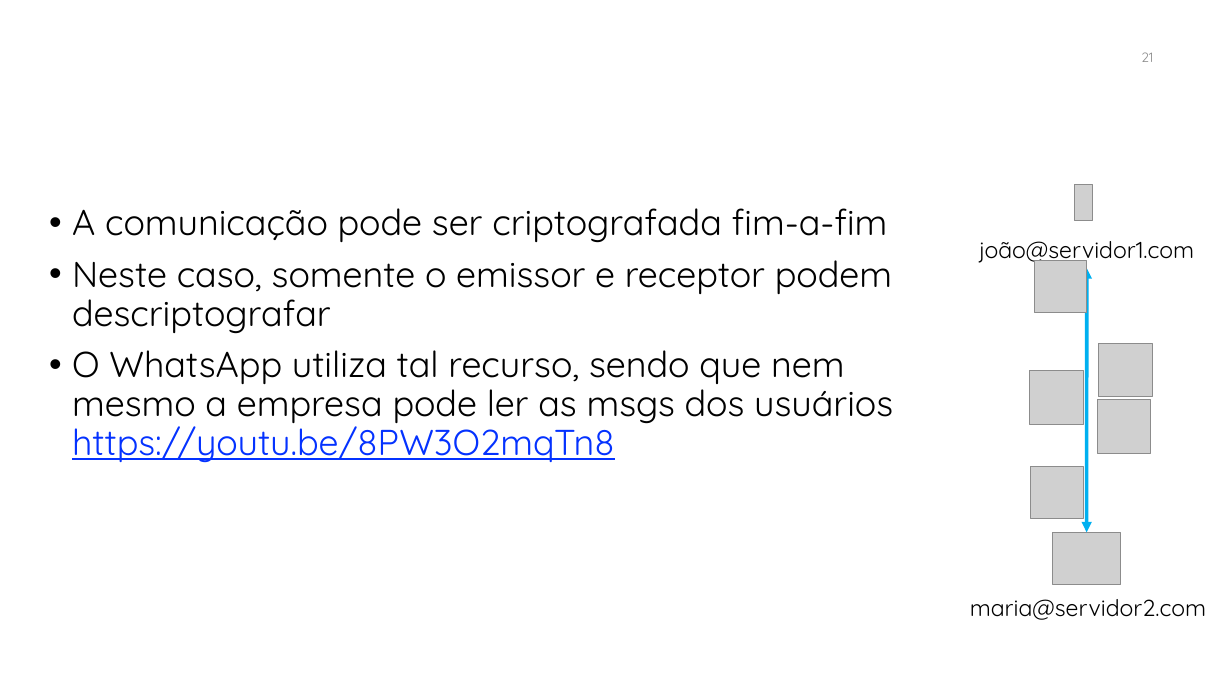
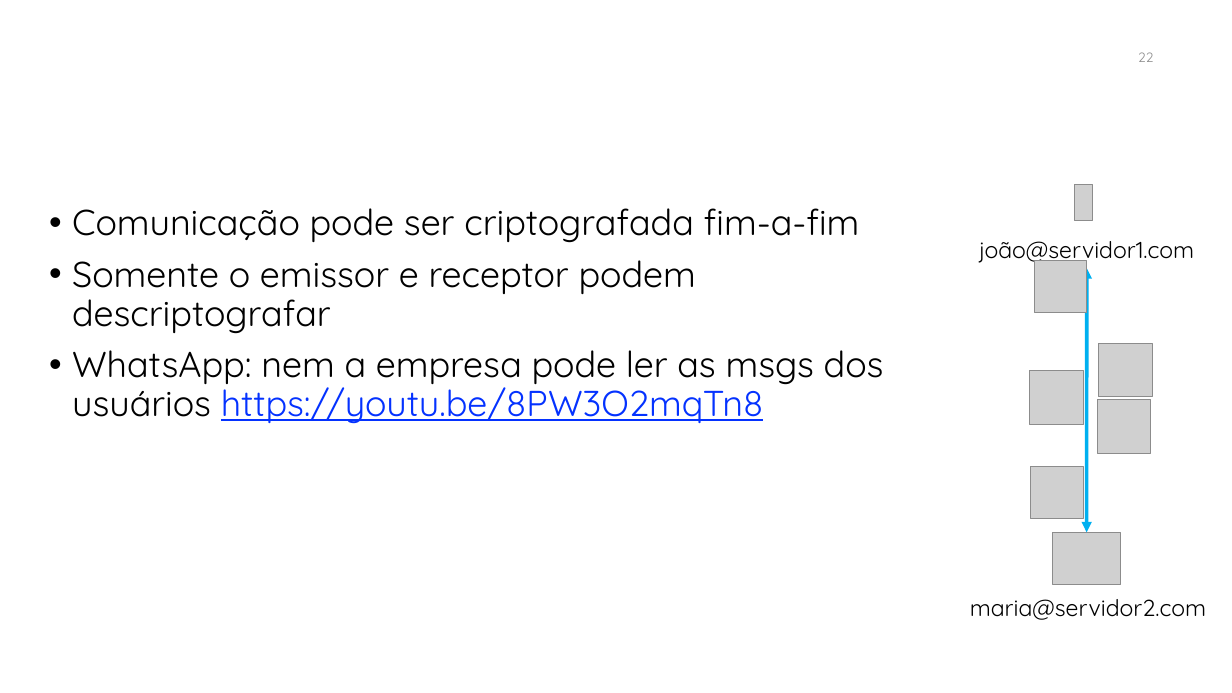
Before and after one commit to manoelcampos/sd-xmpp-chat-client, a slide deck: slide 22 of xmpp.pptx (slide 21 before the commit). Drawn at 1232x693 pixels with LibreOffice and Linux fonts; fonts in the diff are those of the drawing; grey boxes stand for pictures; background and template pictures are left out. Boxes give left, top, right and bottom in pixels: in the first picture for what was removed or moved away, otherwise in the second. Text is boxed around its words. In the diff, an @@ line names an element or a change of style, - is before the commit and + after.

```diff
--- a/xmpp.pptx
+++ b/xmpp.pptx
@@ page number at <box>1138,52,1153,62</box>: text changed @@
-21
+22
@@ text at <box>72,208,884,424</box>: text changed @@
-• A comunicação pode ser criptografada fim-a-fim
-• Neste caso, somente o emissor e receptor podem descriptografar
-• O WhatsApp utiliza tal recurso, sendo que nem mesmo a empresa pode ler as msgs dos usuários https://youtu.be/8PW3O2mqTn8
+• Comunicação pode ser criptografada fim-a-fim
+• Somente o emissor e receptor podem descriptografar
+• WhatsApp: nem a empresa pode ler as msgs dos usuários https://youtu.be/8PW3O2mqTn8
```
Also in this commit, not shown: 18 other slides changed, 1 slide added.
